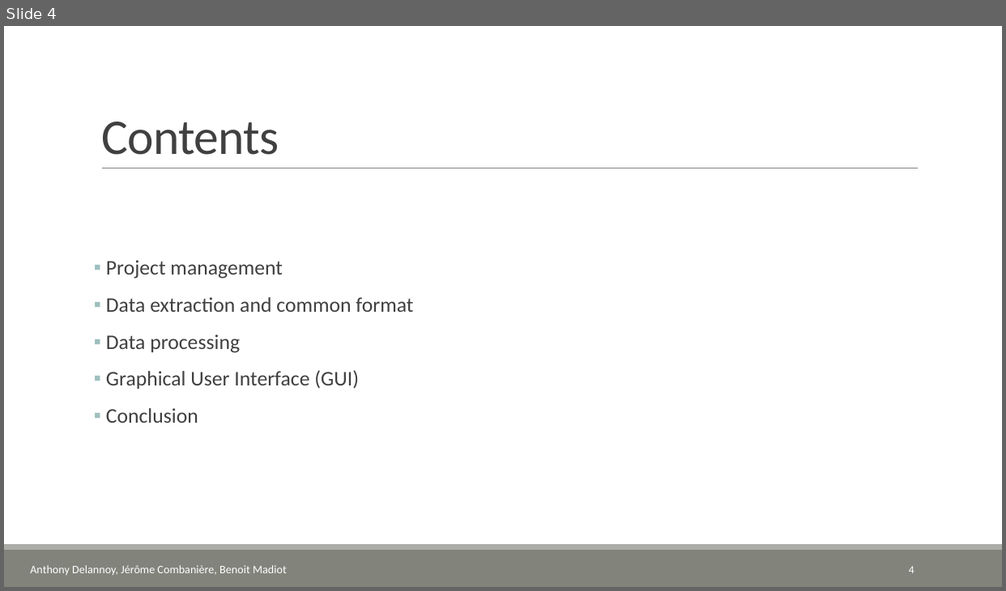
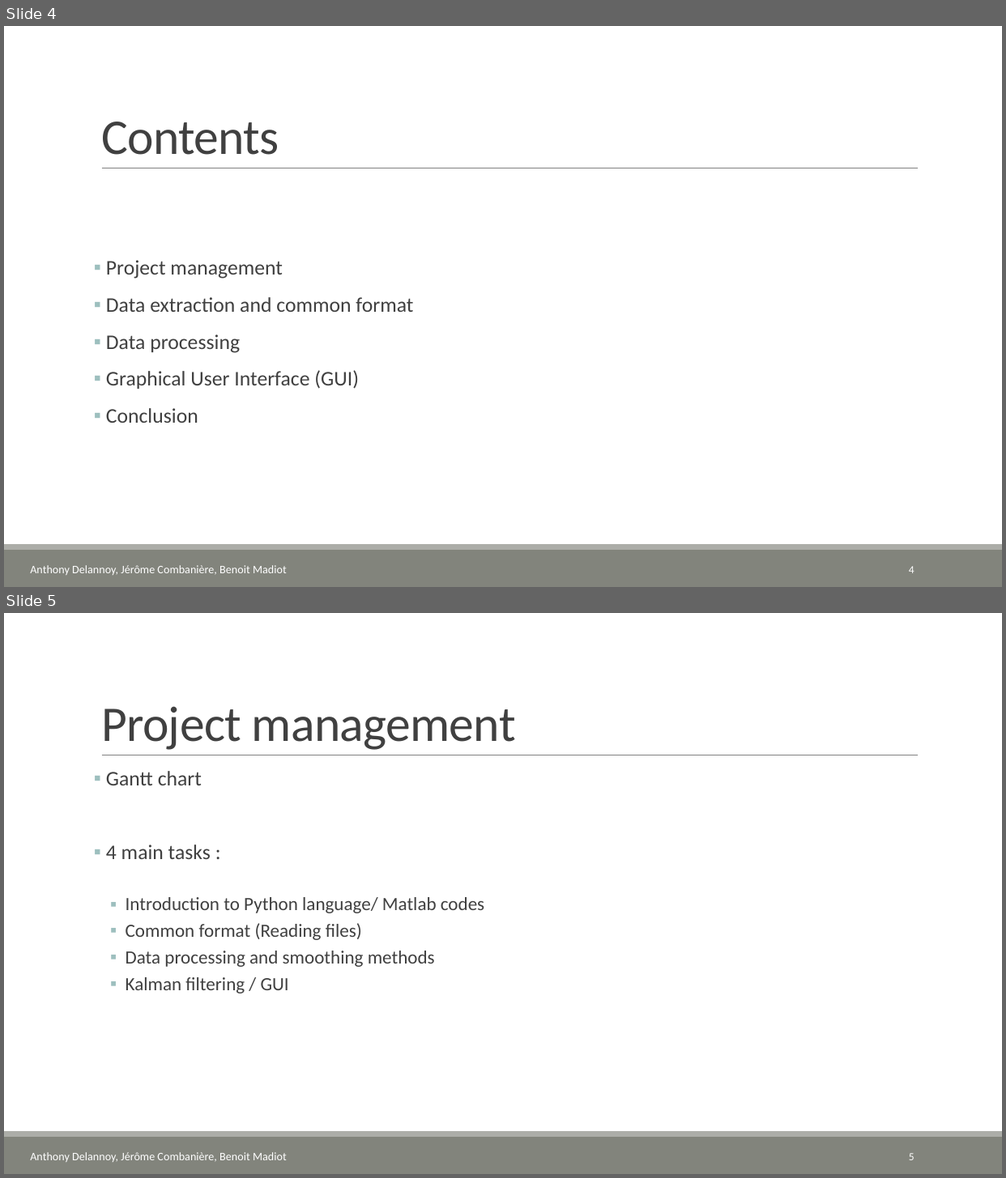
Before and after one commit to atbd/CLS, a slide deck: presentation/Presentation.pptx. Shown one above the other, each under a label of ours: slide 4 before the commit, slides 4 and 5 after it. The pictures are 1006x591 and 1006x1178 pixels, drawn with LibreOffice and Linux fonts; fonts in the diff are those of the drawing; background and template pictures are left out. Boxes give left, top, right and bottom in pixels: in the first picture for what was removed or moved away, otherwise in the second. Text is boxed around its words. In the diff, an @@ line names an element or a change of style, - is before the commit and + after.

```diff
--- a/presentation/Presentation.pptx
+++ b/presentation/Presentation.pptx
@@ slide 5 added at box(4, 613, 1002, 1174), background #FFFFFF; not listed: 3 template elements that a slide beside it also shows @@
@@ title added at box(101, 706, 516, 750), 48 pt, text #404040 @@
+Project management
@@ text added at box(106, 771, 484, 994), 18 pt, text #404040 @@
+▪ Gantt chart
+▪ 4 main tasks :
+  ▪ Introduction to Python language/ Matlab codes
+  ▪ Common format (Reading files)
+  ▪ Data processing and smoothing methods
+  ▪ Kalman filtering / GUI
@@ text added at box(30, 1152, 287, 1162), 11 pt, text #FFFFFF @@
+Anthony Delannoy, Jérôme Combanière, Benoit Madiot
@@ page number added at box(909, 1153, 914, 1161), 10.5 pt, text #FFFFFF @@
+5
```
Also in this commit, not shown: 3 slides changed, 4 other slides added.
